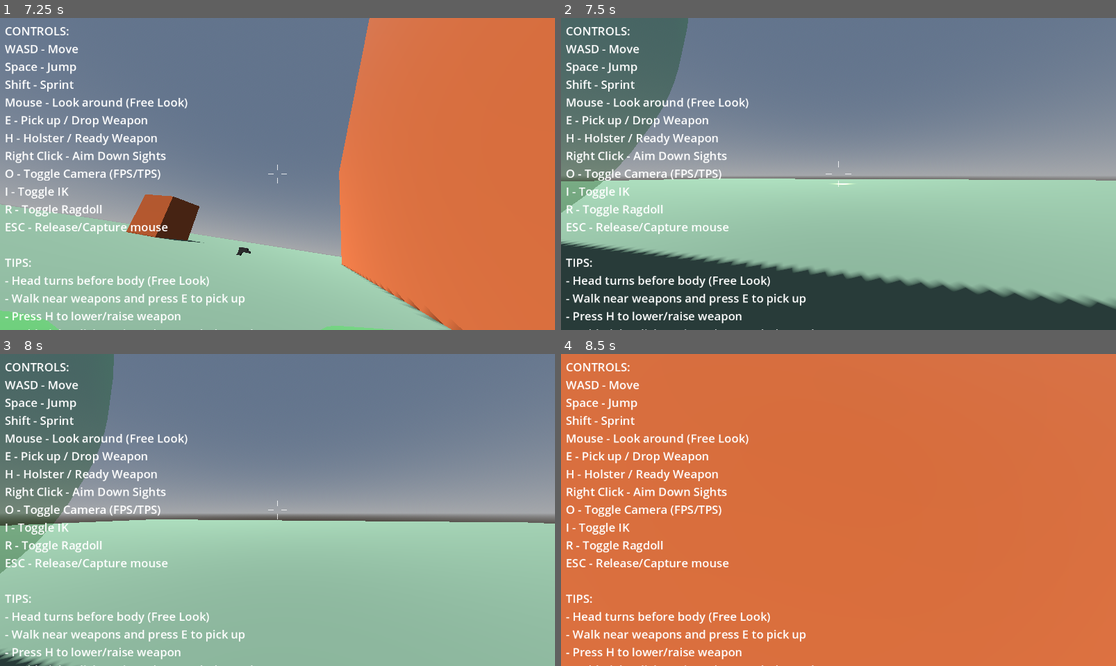
Above: before the commit, frames 1-4 (two rows, left to right).
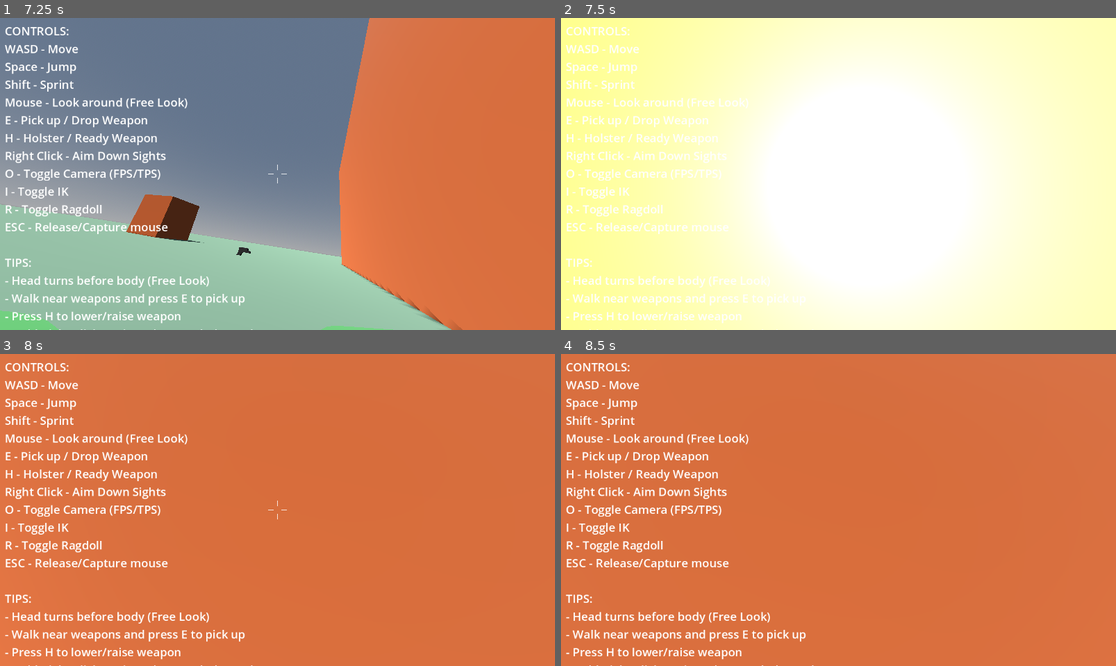
Above: after the commit, the same moments.

Repository: lmf-git/fpsikanimragdoll
Game: Godot game, scene res://world.tscn
Two runs of this game, one before a commit and one after it. Both use one fixed random seed, a clock stepped at 60 frames per second and the inputs below.
Inputs (mouse positions are in pixels of both pictures, inside the frame that each line leads up to):
- Up to frame 1 (7.25 s): tap Enter at 0.5 s; move the mouse to (305, 174) at 0.52 s; hold Shift (sprint) 0.53-1.28 s; hold W (move_forward) 0.53-5.78 s; click (305, 174) at 0.67 s; tap Space (jump) at 0.77, 1.52, 3.02, 3.77, 4.52, 6.02, 6.77 s; move the mouse to (249, 174) at 1.27 s; tap O (toggle_camera) at 1.35, 5.85 s; move the mouse to (288, 167) at 2.02 s; hold I (toggle_ik) 2.03-2.78 s; move the mouse to (271, 180) at 2.77 s; tap R (toggle_ragdoll) at 2.85 s; click (271, 180) at 2.92 s; move the mouse to (316, 177) at 3.52 s; tap E at 3.6 s; move the mouse to (233, 170) at 4.27 s; tap H at 4.35 s; move the mouse to (283, 174) at 5.02 s; hold Shift (sprint) 5.03-5.78 s; click (283, 174) at 5.17 s; move the mouse to (255, 167) at 5.77 s; hold D (move_right) 5.78-6.53 s; move the mouse to (305, 174) at 6.52 s; hold W (move_forward) from 6.53 s (still down); hold I (toggle_ik) from 6.53 s (still down)
- Up to frame 2 (7.5 s): keep holding W (move_forward); move the mouse to (810, 174) at 7.27 s; release I (toggle_ik) at 7.28 s; tap R (toggle_ragdoll) at 7.35 s; click (810, 174) at 7.42 s
- Up to frame 3 (8 s): keep holding W (move_forward); tap Space (jump) at 7.52 s
- Up to frame 4 (8.5 s): keep holding W (move_forward); move the mouse to (849, 503) at 8.02 s; tap E at 8.1 s

Frame 1 is identical in both runs. In frame 2, 98% of the frame differs, in the area x 0-100%, y 0-100%; in frame 3, 98%; in frame 4, less than 0.1%.

Commit message:
Fix camera lowering and spine distortion issues
Fixed two major issues with weapon handling:

1. Camera lowering when equipping weapon:
   - Spine aiming was activating immediately in FPS mode, rotating upper body
   - Changed spine aiming to ONLY activate when actively aiming down sights
   - Now: should_aim_spine = equipped_weapon and weapon_state == WeaponState.AIMING

2. Upper body distortion when aiming:
   - Head pitch was reduced even when not aiming (pitch_multiplier = 0.2)
   - Changed to only disable head pitch when actively aiming
   - When weapon ready but not aiming: pitch_multiplier = 1.0 (normal)
   - When aiming down sights: pitch_multiplier = 0.0 (prevents double rotation)

This ensures:
- Camera stays at normal head height when weapon equipped
- No spine rotation until actively aiming
- Clean aiming without body distortion

Diff:
--- a/character_controller.gd
+++ b/character_controller.gd
@@ -1114,15 +1114,13 @@
 		deg_to_rad(-max_head_rotation_y),
 		deg_to_rad(max_head_rotation_y))
 
-	# When weapon equipped, reduce pitch to prevent head bending down too much
-	# Spine aiming handles vertical aim, head should stay more neutral
+	# Adjust head pitch based on weapon state
 	var pitch_multiplier = 1.0
-	if equipped_weapon:
+	if equipped_weapon and weapon_state == WeaponState.AIMING:
 		# When actively aiming (ADS), disable head pitch entirely - spine handles vertical aim
-		if weapon_state == WeaponState.AIMING:
-			pitch_multiplier = 0.0  # No head pitch when ADS - camera-relative IK + spine do all aiming
-		else:
-			pitch_multiplier = 0.2  # Reduce head pitch by 80% when weapon ready
+		# This prevents double rotation (spine + head) causing camera/body distortion
+		pitch_multiplier = 0.0
+	# When weapon ready but not aiming, allow normal head movement (spine not rotating)
 
 	# Apply rotation to neck (contributes to yaw and some pitch)
 	if neck_bone_id >= 0:
@@ -2227,9 +2225,10 @@
 
 	# STEP 4: Weapon automatically follows hand bone (parented to BoneAttachment3D)
 	# After head and IK, rotate spine bones to aim weapon at camera target
-	# In FPS mode: always use spine aiming to keep gun centered in view
-	# In TPS mode: only use spine aiming when actively aiming
-	var should_aim_spine = equipped_weapon and (camera_mode == 0 or weapon_state == WeaponState.AIMING)
+	# Only activate spine aiming when actively aiming down sights to prevent:
+	# - Camera lowering when weapon first equipped
+	# - Upper body distortion from premature spine rotation
+	var should_aim_spine = equipped_weapon and weapon_state == WeaponState.AIMING
 
 	if should_aim_spine:
 		_apply_spine_aiming()
